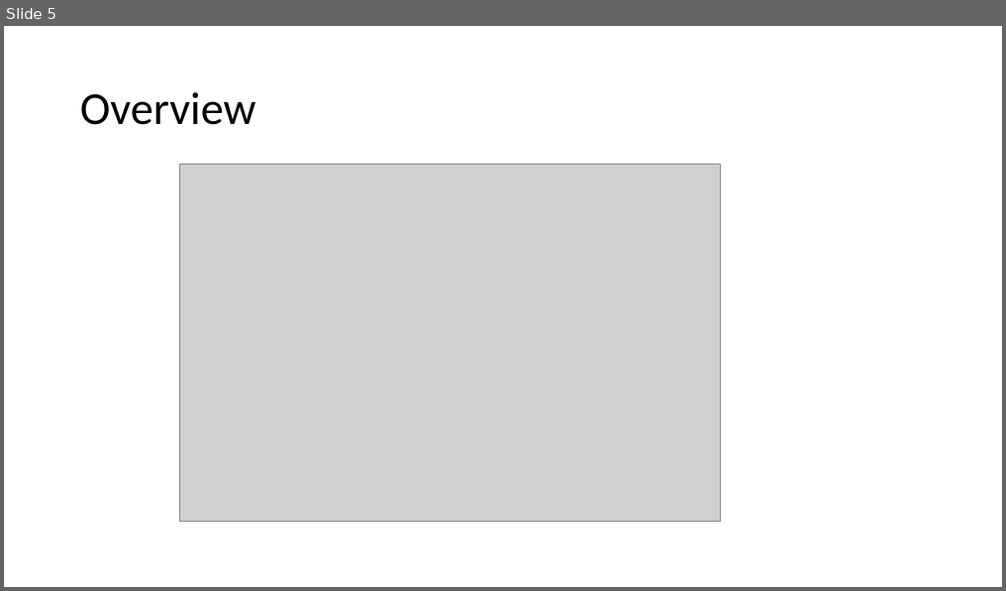
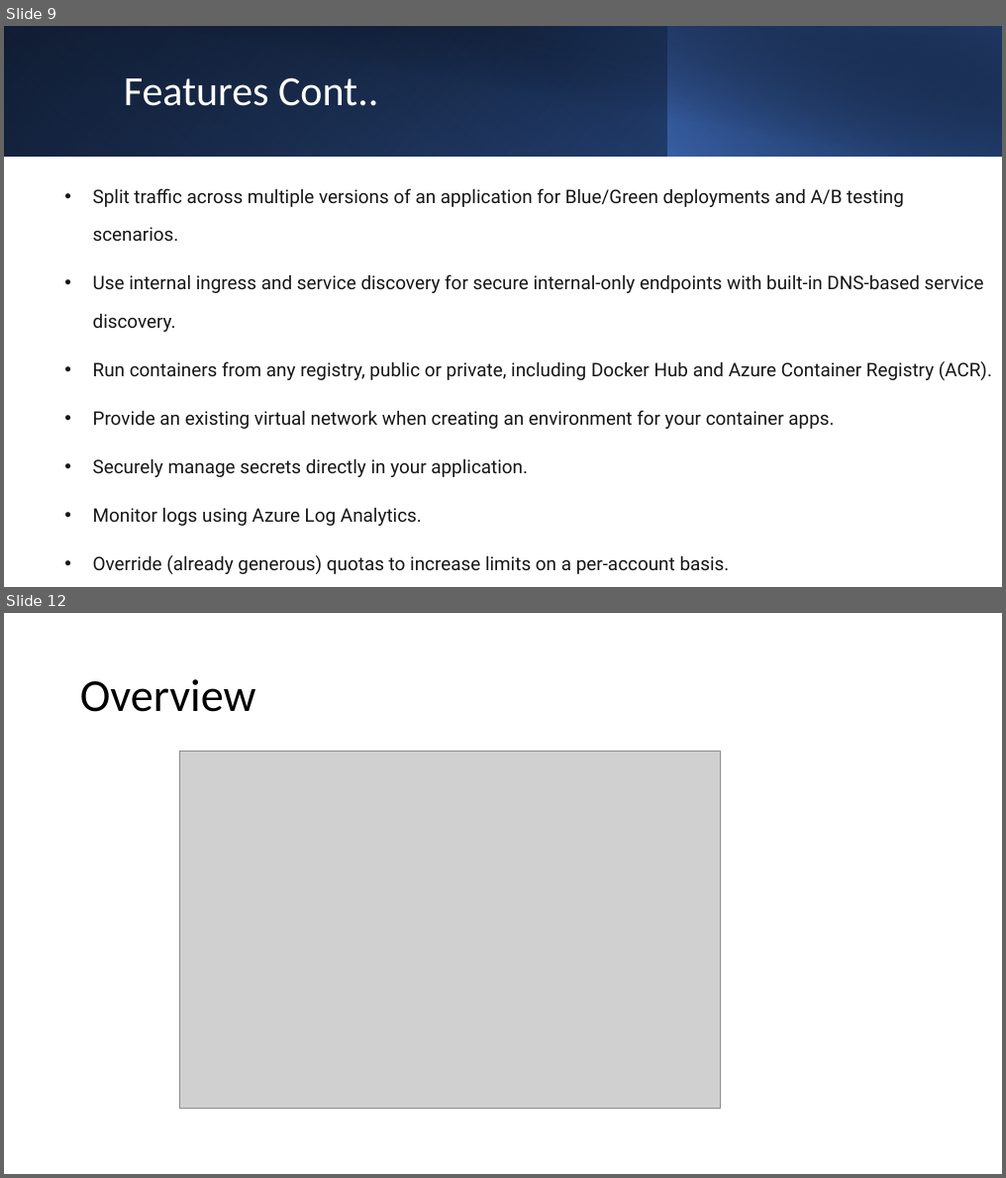
Before and after one commit to cs-samvith/space-app-platform, a slide deck: container-apps.pptx. Shown one above the other, each under a label of ours: slide 5 before the commit, slides 9 and 12 after it; the slides between them are not shown. The pictures are 1006x591 and 1006x1178 pixels, drawn with LibreOffice and Linux fonts; fonts in the diff are those of the drawing; grey boxes stand for pictures. Boxes give left, top, right and bottom in pixels: in the first picture for what was removed or moved away, otherwise in the second. Text is boxed around its words. In the diff, an @@ line names an element or a change of style, - is before the commit and + after.

```diff
--- a/container-apps.pptx
+++ b/container-apps.pptx
@@ slide 9 added at [4,26,1002,587], background #FFFFFF @@
@@ rectangle added at [4,26,1002,157], fill gradient #000000 to #2F5597 @@
@@ rectangle added at [4,26,668,157], fill gradient #4472C4 to #203864 @@
@@ rectangle added at [42,26,1002,157], fill gradient #000000 to #203864 @@
@@ rectangle added at [668,26,1002,157], fill gradient #4472C4 to #000000 @@
@@ title added at [124,77,378,106], 40 pt, text #FFFFFF @@
+Features Cont..
@@ text added at [93,188,992,574], 18 pt, text #161616 @@
+• Split traffic across multiple versions of an application for Blue/Green deployments and A/B testing scenarios.
+• Use internal ingress and service discovery for secure internal-only endpoints with built-in DNS-based service discovery.
+• Run containers from any registry, public or private, including Docker Hub and Azure Container Registry (ACR).
+• Provide an existing virtual network when creating an environment for your container apps.
+• Securely manage secrets directly in your application.
+• Monitor logs using Azure Log Analytics.
+• Override (already generous) quotas to increase limits on a per-account basis.
@@ what was slide 5 is now slide 12 @@
```
Also in this commit, not shown: 1 slide changed, 8 other slides added, 2 slides removed, 27 other files.
